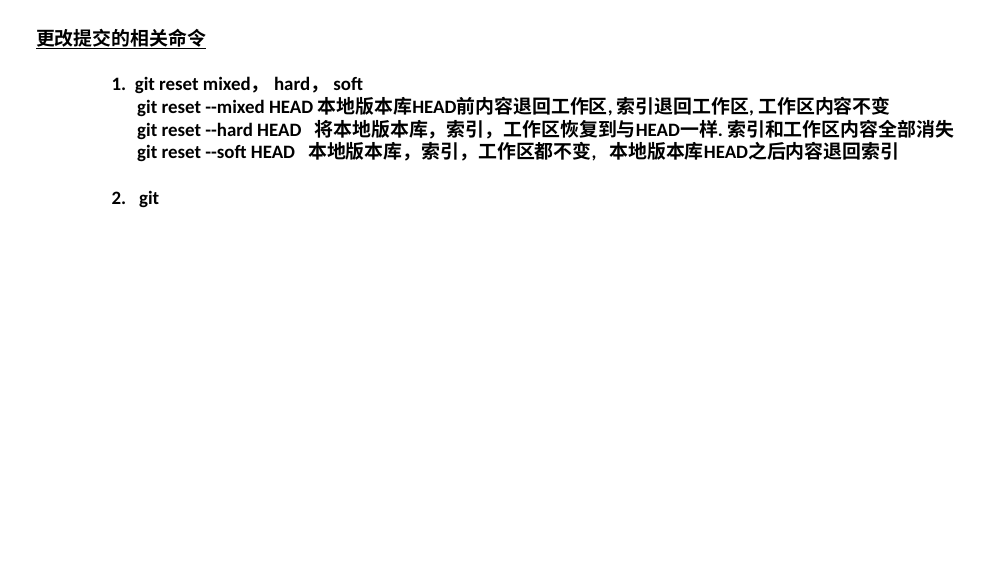
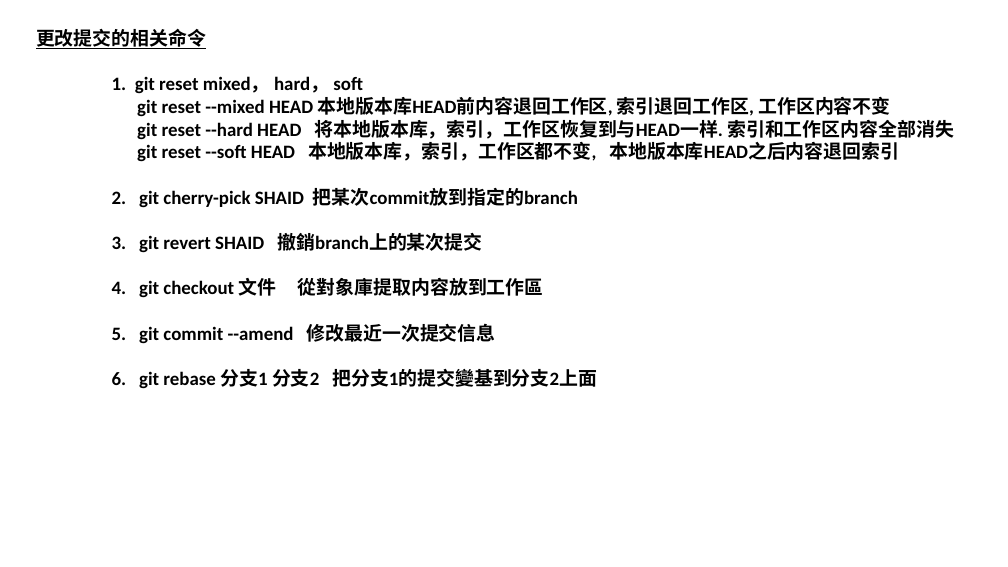
Before and after one commit to luchaojun/ChaojunStudy, a slide deck: slide 14 of GitStudy/GitStudy.pptx. Drawn at 1008x567 pixels with LibreOffice and Linux fonts; fonts in the diff are those of the drawing. Boxes give left, top, right and bottom in pixels: in the first picture for what was removed or moved away, otherwise in the second. Text is boxed around its words. In the diff, an @@ line names an element or a change of style, - is before the commit and + after.

Commit message:
Add git rebase command in ppt

```diff
--- a/GitStudy/GitStudy.pptx
+++ b/GitStudy/GitStudy.pptx
@@ text at (112,188,597,389): text changed @@
-2. git
+2. git cherry-pick SHAID 把某次commit放到指定的branch
+3. git revert SHAID 撤銷branch上的某次提交
+4. git checkout 文件 從對象庫提取内容放到工作區
+5. git commit --amend 修改最近一次提交信息
+6. git rebase 分支1 分支2 把分支1的提交變基到分支2上面
```
